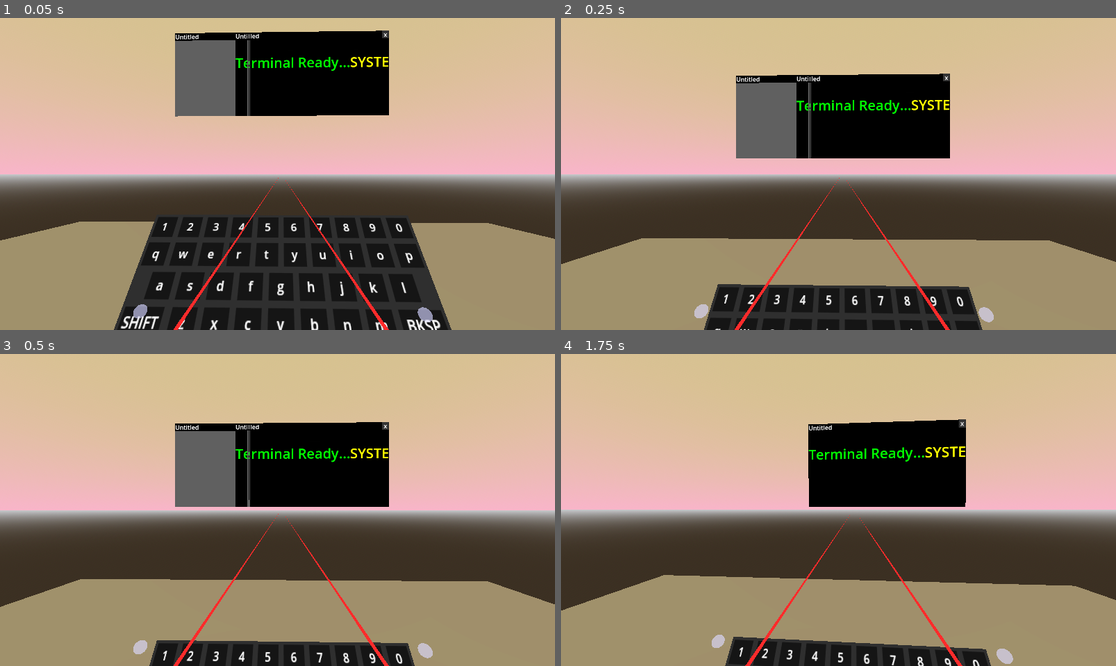
Above: before the commit, frames 1-4 (two rows, left to right).
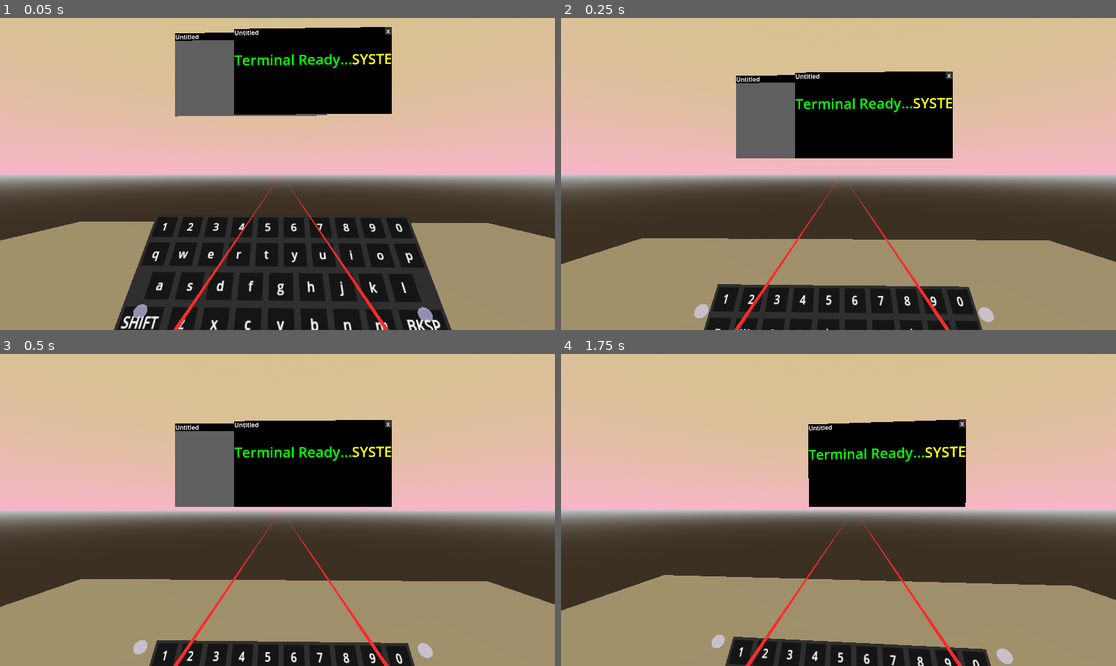
Above: after the commit, the same moments.

Repository: uwrealitylabs/standalone-launcher
Game: Godot game, scene res://project/main/root.tscn
Two runs of this game, one before a commit and one after it. Both use one fixed random seed, a clock stepped at 60 frames per second and the inputs below.
Inputs (mouse positions are in pixels of both pictures, inside the frame that each line leads up to):
- Up to frame 1 (0.05 s): no input
- Up to frame 2 (0.25 s): no input
- Up to frame 3 (0.5 s): no input
- Up to frame 4 (1.75 s): tap Enter (ui_accept) at 0.5, 0.77, 1.07, 1.25, 1.52 s; move the mouse to (866, 510) at 0.52 s; hold Up (ui_up) from 0.53 s (still down); tap 1 at 0.6 s; click (866, 510) at 0.67 s; move the mouse to (810, 510) at 1.27 s; tap 2 at 1.35 s; click (810, 510) at 1.42 s

The runs differ from the first frame. In frame 1, 1.4% of the frame differs, in the area x 42-71%, y 2-32%; in frame 2, 1.2%; in frame 3, 1.1%; in frame 4, nothing differs.

Commit message:
[buggy] fix: derive window depth solely from z-order to prevent drift
Depth was stored redundantly (z_order, position.z, base_position.z) and
re-derived per frame, so any transient desync — mid-gesture stack changes,
off-plane pointer hits, unassigned spawn z_order — was permanently laundered
into base_position.z. Symptoms: window z drifting off the 0.05 grid, and two
windows converging to the same depth.

Changes:
- swindow: world z is now always LAYER_ORIGIN_Z + z_order * Z_STEP;
  base_position contributes XY only (removed _z_order_offset and the
  per-frame base re-derivation)
- swindow: drag lerp and resize pos_shift write XY only; depth untouched
  by gestures, making mid-gesture stack changes safe
- swindow: _resolve_pointer_hit returns null on a plane miss (callers skip
  the frame); non-hand pointers keep event XY with depth projected onto the
  frozen gesture plane; removed dead _last_valid_hit
- swindow: close() cancels in-flight drag/resize; removed disabled TEMP
  mouse-testing block
- window_manager: new windows get top z-order and focus on creation;
  focus is idempotent (no reshuffle when already focused); closing the
  focused window promotes the new frontmost
- tests: headless regression suite covering spawn, mid-drag/mid-resize
  focus changes, and close-mid-drag (run:
  godot --headless -s res://tests/zorder_test.gd)

Known issues (unchanged, under investigation): left-edge resize can
oscillate, and resize stops tracking once the pointer leaves the stale
content collider.

Diff:
--- a/project/windowing/swindow.gd
+++ b/project/windowing/swindow.gd
@@ -16,7 +16,12 @@
 ## The depth offset per z-order level (in meters)
 const Z_STEP: float = 0.05
 
-## Base position before z-order offset is applied
+## Shared depth baseline for z-order level 0 (in meters).
+## World z is always LAYER_ORIGIN_Z + z_order * Z_STEP — never derived from
+## positions — so depth cannot drift off the Z_STEP grid.
+const LAYER_ORIGIN_Z: float = -2.0
+
+## Base XY position; z always comes from z_order (see apply_z_order)
 var base_position: Vector3 = Vector3.ZERO
 
 # Drag state variables
@@ -25,7 +30,6 @@
 var _drag_target := Vector3.ZERO
 var _drag_plane  := Plane()  # frozen at grab time so the window can't drift in depth
 var world_bounds := AABB(Vector3(-3, 0.5, -1.5), Vector3(6, 3, 0)) #update as needed
-var _last_valid_hit := Vector3.ZERO
 @export var follow_speed: float = 30.0
 
 # Resize window variables
@@ -43,6 +47,9 @@
 const MAX_CONTENT_SIZE := Vector2(3.0, 2.5)
 const PIXELS_PER_UNIT : float = 150.0
 
+# NOTE: Gesture code uses global_position while apply_z_order sets local
+# position — equivalent only while the WindowManager sits at the world origin,
+# unrotated and unscaled.
 func _ready() -> void:
 	base_position = position
 
@@ -72,26 +79,29 @@
 
 
 func _on_header_pointer_event(event: XRToolsPointerEvent):
-	# print(event.position)
 	match event.event_type:
 		XRToolsPointerEvent.Type.PRESSED:
 			start_drag(event.position)
 		XRToolsPointerEvent.Type.MOVED:
-			update_drag(_resolve_pointer_hit(event, _drag_plane))
+			var hit = _resolve_pointer_hit(event, _drag_plane)
+			if hit != null:
+				update_drag(hit)
 		XRToolsPointerEvent.Type.RELEASED:
 			stop_drag()
 		_:
 			pass
 
 
-## Re-intersects the hand's ray against fixed plane.
-## Falls back to the raw event position if no usable ray
-func _resolve_pointer_hit(event: XRToolsPointerEvent, plane: Plane) -> Vector3:
+## Re-intersects the pointer ray against the frozen gesture plane.
+## Returns the on-plane hit as a Vector3, or null when the ray misses the
+## plane this frame (caller should skip the frame). Compare with `!= null`,
+## not truthiness — Vector3.ZERO is falsy.
+func _resolve_pointer_hit(event: XRToolsPointerEvent, plane: Plane) -> Variant:
 	var hand := event.pointer as HandPointer
 	if not hand:
-		return event.position
-	var hit = plane.intersects_ray(hand.get_ray_origin(), hand.get_ray_direction())
-	return hit if hit != null else event.position
+		# Non-hand pointers (e.g. simulator): keep XY, snap depth to the plane
+		return plane.project(event.position)
+	return plane.intersects_ray(hand.get_ray_origin(), hand.get_ray_direction())
 
 
 ## Send input event to this window
@@ -117,13 +127,12 @@
 
 ## Updates the window's position based on its z-order
 func apply_z_order() -> void:
-	# move the window forward (toward the user) based on z_order
-	position = base_position + _z_order_offset()
-
-
-## Depth offset stacked on top of base_position for this window's z-order.
-func _z_order_offset() -> Vector3:
-	return Vector3(0, 0, z_order * Z_STEP)
+	# depth comes exclusively from z_order; base_position only contributes XY
+	position = Vector3(
+		base_position.x,
+		base_position.y,
+		LAYER_ORIGIN_Z + z_order * Z_STEP
+	)
 
 ## Visual feedback when the current window becomes the focused window
 func set_focused_visual(is_focused: bool) -> void:
@@ -146,7 +155,6 @@
 	_drag_offset = global_position - hit_world
 	_drag_offset.z = 0.0
 	_drag_target = global_position
-	base_position = global_position - _z_order_offset()
 	_drag_plane = _get_plane()
 	set_process(true)
 	print("[%s] drag start z=%.3f" % [name, global_position.z])
@@ -156,21 +164,18 @@
 	if not _dragging:
 		return
 	_drag_target = _clamp_to_bounds(hit_world + _drag_offset)
-	_last_valid_hit = hit_world
 
 func _process(delta: float) -> void:
-	if not _dragging and not _resizing:
+	if not _dragging:
 		return
 
-	if _dragging:
-		global_position = global_position.lerp(_drag_target, 1.0 - exp(-follow_speed * delta))
-		# Store base without the z-order offset (see start_drag / apply_z_order).
-		base_position = global_position - _z_order_offset()
-
-	if _resizing:
-		# Keep base_position so it doesn't snap back after resize, minus the
-		# z-order offset so apply_z_order() doesn't double-count it.
-		base_position = global_position - _z_order_offset()
+	# Drag moves the window in XY only; z stays owned by z_order so a mid-drag
+	# stack change (focus, window close) can't pull depth off the grid.
+	var next := global_position.lerp(_drag_target, 1.0 - exp(-follow_speed * delta))
+	global_position.x = next.x
+	global_position.y = next.y
+	base_position.x = global_position.x
+	base_position.y = global_position.y
 
 # Called when the user releases controller
 func stop_drag() -> void:
@@ -193,7 +198,6 @@
 	_resize_start_size = content_size
 	_resize_start_pos  = global_position
 	_resize_plane = _get_plane()
-	set_process(true)
 	print("[%s] resize start z=%.3f" % [name, global_position.z])
 
 
@@ -227,8 +231,15 @@
 
 	var clamped := new_size.clamp(MIN_CONTENT_SIZE, MAX_CONTENT_SIZE)
 	if clamped.is_equal_approx(new_size):
-		global_position = _resize_start_pos + \
+		# Apply the shift in XY only; z stays owned by z_order so a stale
+		# _resize_start_pos.z can't leak back in after a mid-resize stack change.
+		# NOTE: Assumes window is unrotated (basis maps XY shift to world XY).
+		var shifted := _resize_start_pos + \
 			global_transform.basis * Vector3(pos_shift.x, pos_shift.y, 0.0)
+		global_position.x = shifted.x
+		global_position.y = shifted.y
+		base_position.x = global_position.x
+		base_position.y = global_position.y
 	_apply_content_size_mesh_only(clamped)
 
 
@@ -239,7 +250,6 @@
 	# only update viewport resolution when done - expensive operation
 	_update_content_viewport_resolution()
 	_rebuild_resize_handles()
-	set_process(false)
 	print("[%s] resize stops z=%.3f" % [name, global_position.z])
 
 
@@ -277,7 +287,9 @@
 		XRToolsPointerEvent.Type.PRESSED:
 			start_resize(handle_id, event.position)
 		XRToolsPointerEvent.Type.MOVED:
-			update_resize(_resolve_pointer_hit(event, _resize_plane))
+			var hit = _resolve_pointer_hit(event, _resize_plane)
+			if hit != null:
+				update_resize(hit)
 		XRToolsPointerEvent.Type.RELEASED:
 			stop_resize()
 		_:
@@ -293,7 +305,9 @@
 				start_resize(handle, event.position)
 		XRToolsPointerEvent.Type.MOVED:
 			if _resizing:
-				update_resize(_resolve_pointer_hit(event, _resize_plane))
+				var hit = _resolve_pointer_hit(event, _resize_plane)
+				if hit != null:
+					update_resize(hit)
 		XRToolsPointerEvent.Type.RELEASED:
 			if _resizing:
 				stop_resize()
@@ -363,112 +377,13 @@
 		# connect pointer events to this handle
 		area.input_ray_pickable = true
 
-# ── TEMP: mouse testing, delete when testing on headset ──────────────────────
-
-func _input(event: InputEvent) -> void:
-	pass
-	# NOTE: Disabling mouse testing by default for now, since it doesn't work well with xr tools
-	#if not XRUtils.is_openxr_active():
-		#if event is InputEventMouseButton:
-			#if event.button_index == MOUSE_BUTTON_LEFT:
-				#if event.pressed:
-					## check resize handles first, then fall back to drag
-					#if not _try_start_mouse_resize(event.position):
-						#_try_start_mouse_drag(event.position)
-				#else:
-					#if _resizing:
-						#stop_resize()
-					#else:
-						#stop_drag()
-		#elif event is InputEventMouseMotion:
-			#if _resizing:
-				#_update_mouse_resize(event.position)
-			#elif _dragging:
-				#_update_mouse_drag(event.position)
-
-# Check if mouse clicked on a resize handle, returns true if resize started
-func _try_start_mouse_resize(mouse_pos: Vector2) -> bool:
-	var camera = get_viewport().get_camera_3d()
-	if not camera:
-		return false
-	var ray_origin = camera.project_ray_origin(mouse_pos)
-	var ray_dir    = camera.project_ray_normal(mouse_pos)
-	var ray_end    = ray_origin + ray_dir * 20.0
-
-	# use intersect_point on the space state to find overlapping areas
-	var space = get_world_3d().direct_space_state
-
-	# check Area3D handles using a separate query
-	var params = PhysicsRayQueryParameters3D.create(ray_origin, ray_end)
-	params.collision_mask = 0xFFFFFFFF  # hit everything
-	params.collide_with_areas = true    # this is the key line — detect Area3D
-	params.collide_with_bodies = false  # ignore regular bodies for this check
-
-	var result = space.intersect_ray(params)
-	if result.is_empty():
-		return false
-
-	var collider = result.collider
-	if collider is Area3D and collider.has_meta("handle_id"):
-		if _is_own_collider(collider):
-			start_resize(collider.get_meta("handle_id"), result.position)
-			return true
-	return false
-
-# Check if mouse clicked on this window's body, start dragging if so
-func _try_start_mouse_drag(mouse_pos: Vector2) -> void:
-	var camera = get_viewport().get_camera_3d()
-	if not camera:
-		return
-	var ray_origin = camera.project_ray_origin(mouse_pos)
-	var ray_dir    = camera.project_ray_normal(mouse_pos)
-	var ray_end    = ray_origin + ray_dir * 20.0
-	var params     = PhysicsRayQueryParameters3D.create(ray_origin, ray_end)
-	var result     = get_world_3d().direct_space_state.intersect_ray(params)
-	if result.is_empty():
-		return
-	if not _is_own_collider(result.collider):
-		return
-	# create a flat plane at the window's depth for smooth tracking
-	var normal = (camera.global_position - global_position).normalized()
-	_drag_plane = Plane(normal, global_position)
-	start_drag(result.position)
-
-# Move the window by tracking mouse against the drag plane
-func _update_mouse_drag(mouse_pos: Vector2) -> void:
-	var camera = get_viewport().get_camera_3d()
-	if not camera:
-		return
-	var ray_origin = camera.project_ray_origin(mouse_pos)
-	var ray_dir    = camera.project_ray_normal(mouse_pos)
-	# plane never misses so movement is always smooth
-	var hit = _drag_plane.intersects_ray(ray_origin, ray_dir)
-	if hit:
-		update_drag(hit)
-
-# Resize the window by tracking mouse against the resize plane
-func _update_mouse_resize(mouse_pos: Vector2) -> void:
-	var camera = get_viewport().get_camera_3d()
-	if not camera:
-		return
-	var ray_origin = camera.project_ray_origin(mouse_pos)
-	var ray_dir    = camera.project_ray_normal(mouse_pos)
-	var hit = _resize_plane.intersects_ray(ray_origin, ray_dir)
-	if hit:
-		update_resize(hit)
-
-# Walk up the node tree to check if a collider belongs to this window
-func _is_own_collider(collider: Object) -> bool:
-	var current = collider as Node
-	while current:
-		if current == self:
-			return true
-		current = current.get_parent()
-	return false
-# ── END TEMP ──────────────────────────────────────────────────────────────────
 
 
 ## Self-cleaning function that destroys window content
 func close() -> void:
+	# cancel any in-flight gesture so a missed RELEASED can't leave stale state
+	_dragging = false
+	_resizing = false
+	set_process(false)
 	on_closed.emit()
 	queue_free()
--- a/project/windowing/window_manager.gd
+++ b/project/windowing/window_manager.gd
@@ -22,8 +22,8 @@
 	win.on_closed.connect(func(): _on_window_closed(win))
 	win.on_focused.connect(_on_window_focused)
 
-	# new window gets top z-order
-	#bring_to_front(win)
+	# new window gets top z-order and focus
+	_on_window_focused(win)
 
 	if content:
 		win.set_content(content)
@@ -130,11 +130,21 @@
 func _on_window_closed(win: Node3D) -> void:
 	print("removed from window list")
 	windows_list.erase(win)
+	if win == _focused:
+		_focused = null
 	_recalculate_z_order()
+	# promote the new frontmost window so input focus matches the visual state
+	if not _focused and not windows_list.is_empty():
+		_on_window_focused(windows_list[-1])
 
 
 # Handle window focus request
 func _on_window_focused(win: SWindow) -> void:
+	# idempotent: re-pressing the focused window must not reshuffle the stack
+	# (a mid-drag recalculation is what used to knock depth off the grid)
+	if win == _focused:
+		return
+
 	if _focused:
 		_focused.set_input_enabled(false)
 
@@ -143,7 +153,6 @@
 	_focused = win
 
 
-
 func _ready() -> void:
 	# TESTING
 	var win1: SWindow = create_window(Vector3(-0.3, 1.5, -2.0))
--- /dev/null
+++ b/tests/zorder_test.gd
@@ -0,0 +1,94 @@
+extends SceneTree
+# TEMP verification script for z-order hardening. Run:
+#   godot --headless -s res://tests/zorder_test.gd
+
+
+const GRID_EPS := 0.0001
+var _failures := 0
+
+
+func _check(label: String, cond: bool) -> void:
+	if cond:
+		print("PASS: " + label)
+	else:
+		_failures += 1
+		print("FAIL: " + label)
+
+
+func _on_grid(win: SWindow) -> bool:
+	var expected := SWindow.LAYER_ORIGIN_Z + win.z_order * SWindow.Z_STEP
+	return absf(win.position.z - expected) < GRID_EPS
+
+
+func _distinct_depths(wm: WindowManager) -> bool:
+	var seen := {}
+	for w in wm.windows_list:
+		var key := snappedf(w.position.z, 0.001)
+		if seen.has(key):
+			return false
+		seen[key] = true
+	return true
+
+
+func _initialize() -> void:
+	var wm_scene: PackedScene = load("res://project/windowing/window_manager.tscn")
+	var wm: WindowManager = wm_scene.instantiate()
+	root.add_child(wm)
+	await process_frame
+
+	# _ready created 2 windows; add a third
+	var w3 := wm.create_window(Vector3(0.0, 1.2, -2.0))
+	await process_frame
+	var wins := wm.windows_list
+
+	_check("3 windows exist", wins.size() == 3)
+	_check("all on grid after spawn", wins.all(_on_grid))
+	_check("distinct depths after spawn", _distinct_depths(wm))
+	_check("last spawned is focused", wm.get_focused_window() == w3)
+
+	# --- drag w3, change stack mid-drag (the old drift repro) ---
+	var a: SWindow = wins[0]
+	w3.start_drag(w3.global_position)
+	w3.update_drag(w3.global_position + Vector3(0.4, 0.2, 0.0))
+	for i in 5:
+		await process_frame
+	a.focus()  # mid-drag focus change -> recalculate z order
+	for i in 5:
+		await process_frame
+	w3.stop_drag()
+	await process_frame
+	_check("all on grid after mid-drag focus change", wins.all(_on_grid))
+	_check("distinct depths after mid-drag focus change", _distinct_depths(wm))
+	var before := wm.windows_list.duplicate()
+	a.focus()
+	_check("refocusing focused window is a no-op reorder",
+		wm.windows_list == before)
+
+	# --- resize w3, change stack mid-resize (the old shared-z repro) ---
+	w3.start_resize("R", w3.global_position + Vector3(0.75, 0, 0))
+	w3.update_resize(w3.global_position + Vector3(0.9, 0, 0))
+	a.focus()
+	w3.update_resize(w3.global_position + Vector3(1.0, 0, 0))
+	w3.stop_resize()
+	await process_frame
+	_check("all on grid after mid-resize focus change", wins.all(_on_grid))
+	_check("distinct depths after mid-resize focus change", _distinct_depths(wm))
+
+	# --- close focused window mid-drag of another ---
+	a.focus()  # ensure the closed window is not the dragged one
+	var focused := wm.get_focused_window()
+	w3.start_drag(w3.global_position)
+	focused.close()
+	await process_frame
+	await process_frame
+	w3.stop_drag()
+	await process_frame
+	_check("2 windows remain after close", wm.windows_list.size() == 2)
+	_check("all on grid after close mid-drag",
+		wm.windows_list.all(_on_grid))
+	_check("distinct depths after close mid-drag", _distinct_depths(wm))
+	_check("focus promoted to new frontmost",
+		wm.get_focused_window() == wm.windows_list[-1])
+
+	print("RESULT: %s" % ("ALL PASS" if _failures == 0 else "%d FAILURES" % _failures))
+	quit(1 if _failures else 0)
Not shown, added: tests/zorder_test.gd.uid
